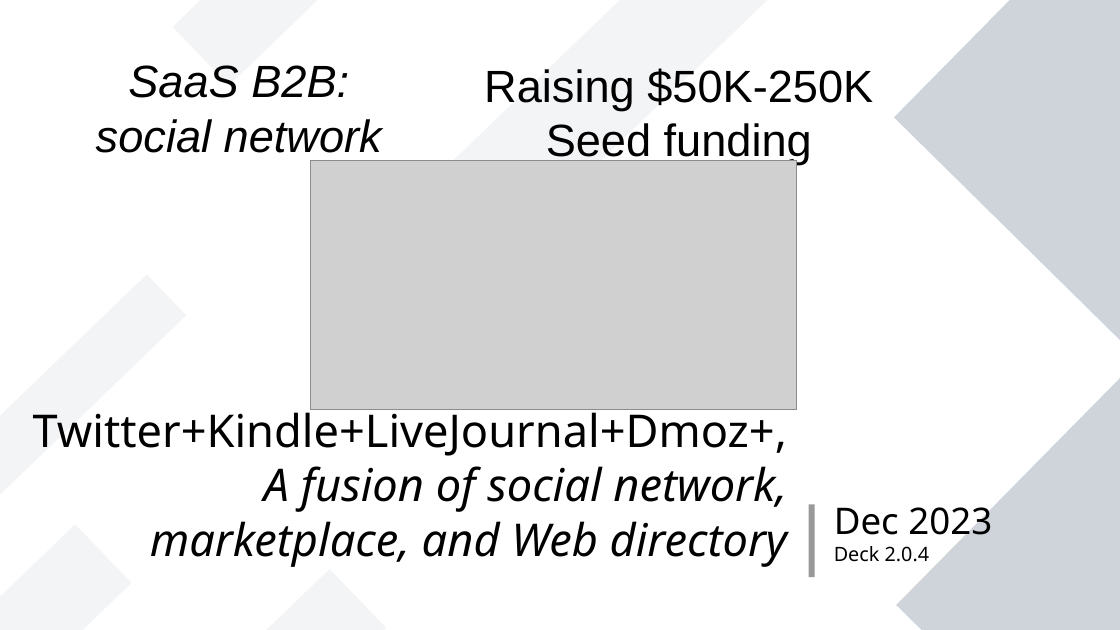
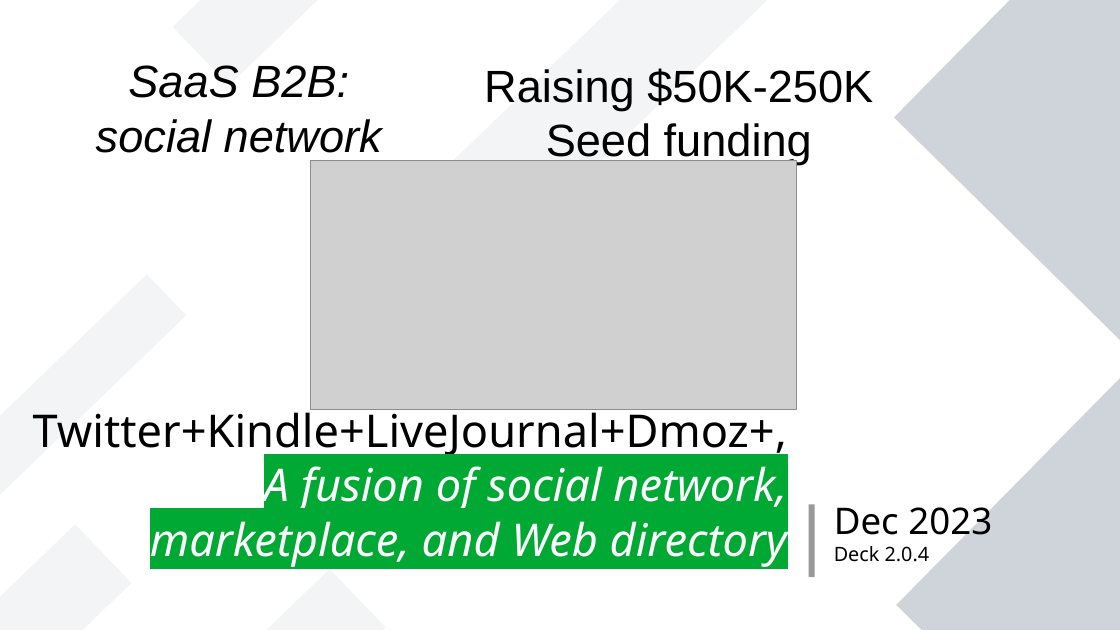
Before and after one commit to vporton/zondirectory2, a slide deck: slide 1 of docs/presentation.odp. Drawn at 1120x630 pixels with LibreOffice and Linux fonts; fonts in the diff are those of the drawing; grey boxes stand for pictures. Boxes give left, top, right and bottom in pixels: in the first picture for what was removed or moved away, otherwise in the second. Text is boxed around its words. In the diff, an @@ line names an element or a change of style, - is before the commit and + after.

```diff
--- a/docs/presentation.odp
+++ b/docs/presentation.odp
@@ text at [150,466,787,567]: text colour #000000 to #FFFFFF, highlight none to #00A933 in "A fusion of social network, marketplace, and ..." @@
```
Also in this commit, not shown: 1 other file.
